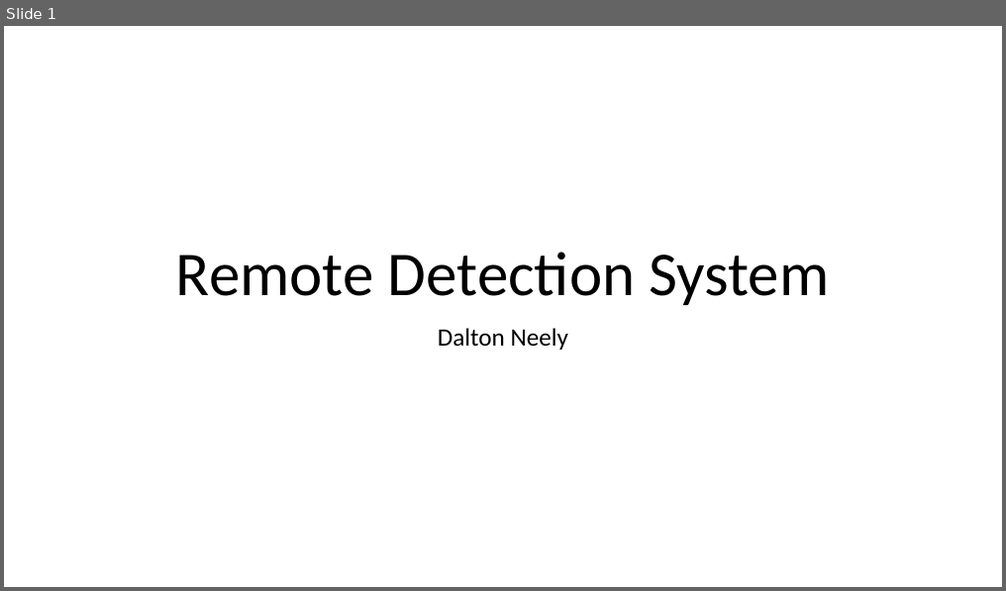
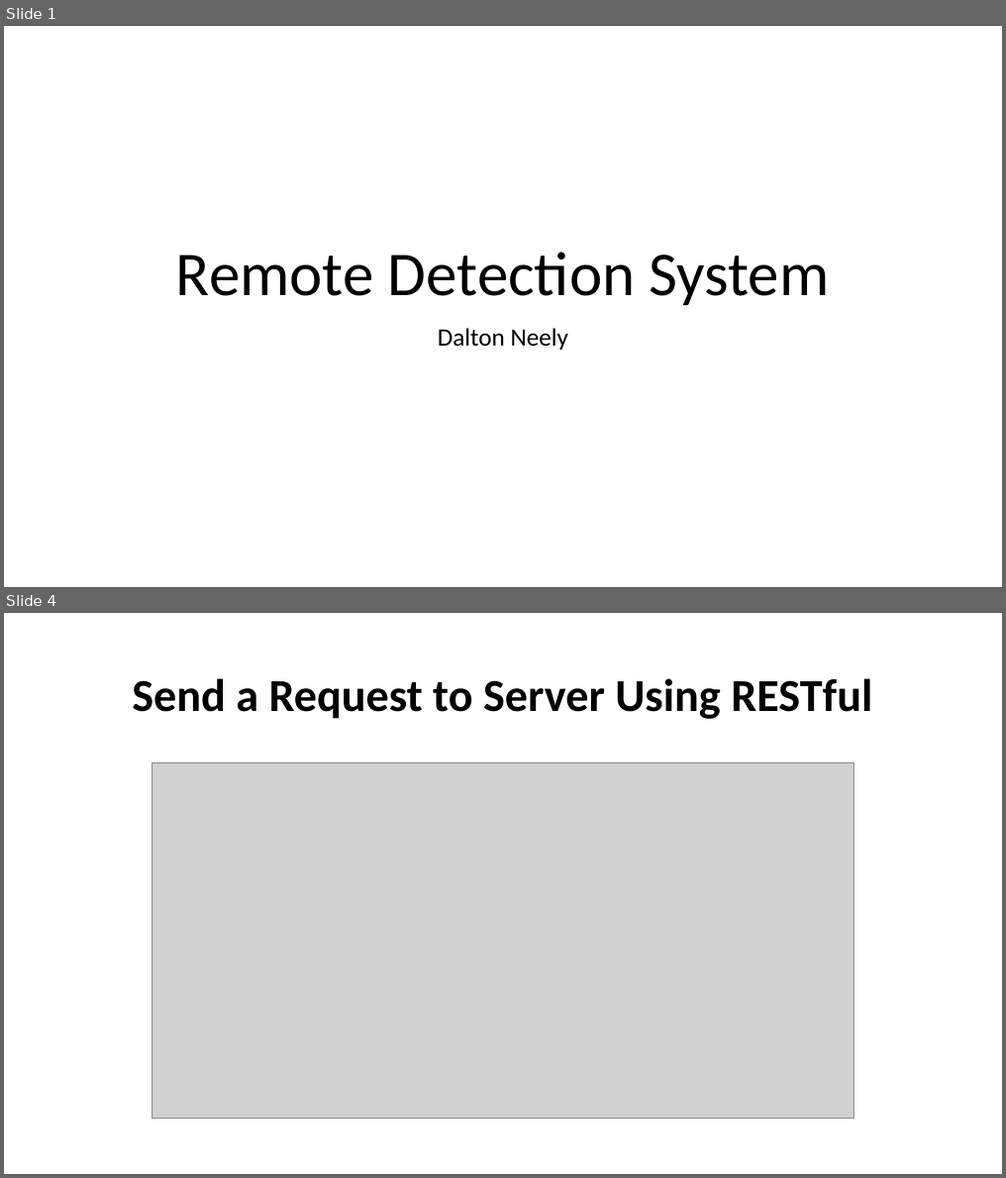
Before and after one commit to dalton-neely/NetworksFinal, a slide deck: Presentation.pptx. Shown one above the other, each under a label of ours: slide 1 before the commit, slides 1 and 4 after it; the slides between them are not shown. The pictures are 1006x591 and 1006x1178 pixels, drawn with LibreOffice and Linux fonts; fonts in the diff are those of the drawing; grey boxes stand for pictures. Boxes give left, top, right and bottom in pixels: in the first picture for what was removed or moved away, otherwise in the second. Text is boxed around its words. In the diff, an @@ line names an element or a change of style, - is before the commit and + after.

Commit message:
Added photos, Updated Presentation, Updated README

```diff
--- a/Presentation.pptx
+++ b/Presentation.pptx
@@ slide 4 added at [4,613,1002,1174], background #FFFFFF @@
@@ title added at [132,678,872,719], 44 pt, text #000000, bold @@
+Send a Request to Server Using RESTful
@@ picture added at [152,762,853,1119] @@
```
Also in this commit, not shown: 6 other slides added, 15 other files.
